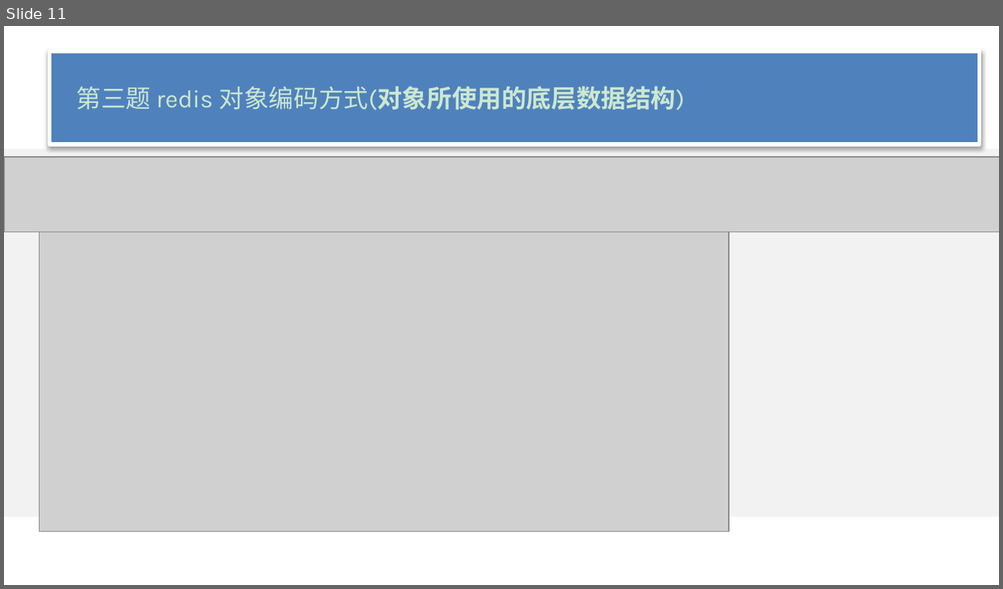
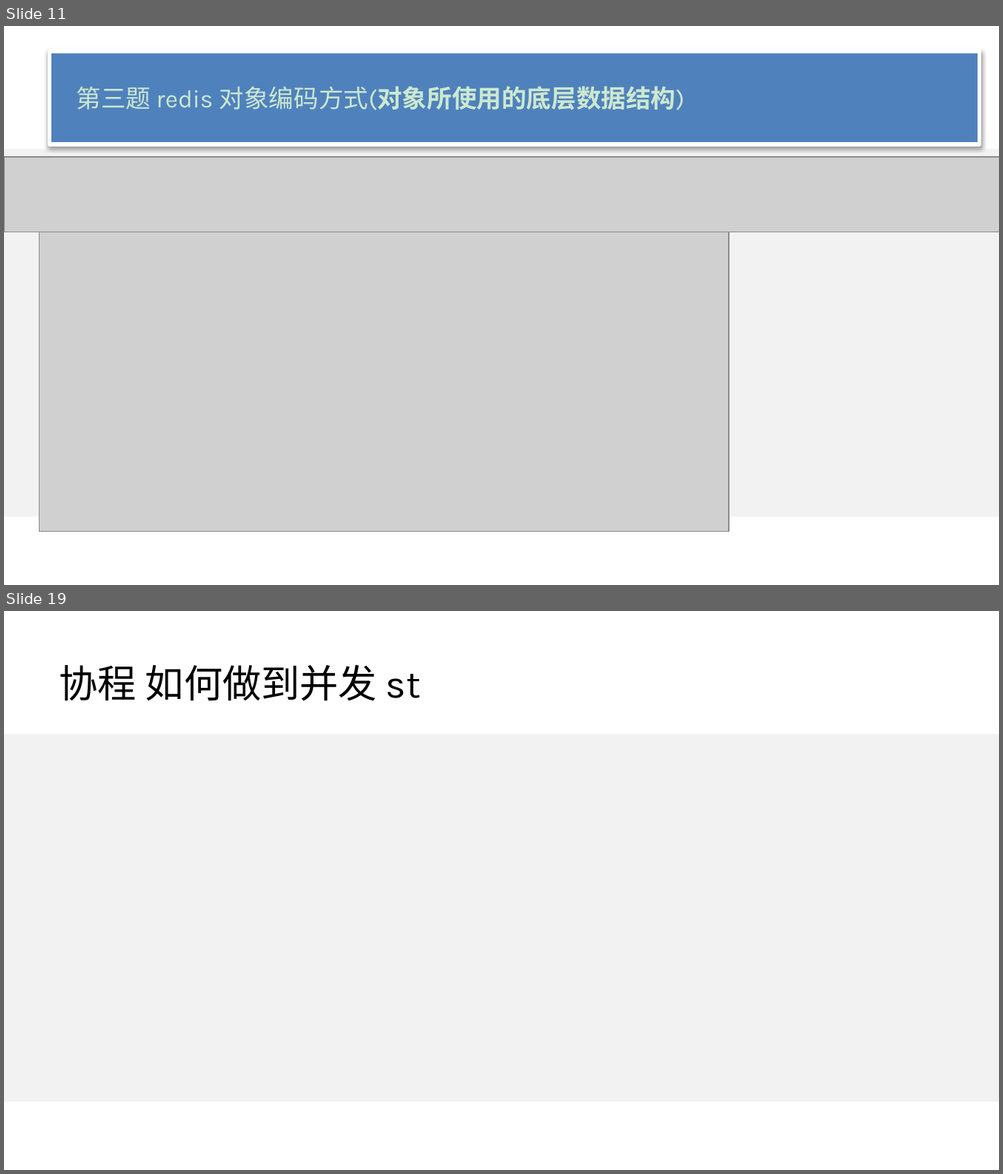
Before and after one commit to wangcy6/weekly, a slide deck: ppt/服务器设计_组件篇.pptx. Shown one above the other, each under a label of ours: slide 11 before the commit, slides 11 and 19 after it; the slides between them are not shown. The pictures are 1003x589 and 1003x1174 pixels, drawn with LibreOffice and Linux fonts; fonts in the diff are those of the drawing; grey boxes stand for pictures; background and template pictures are left out. Boxes give left, top, right and bottom in pixels: in the first picture for what was removed or moved away, otherwise in the second. Text is boxed around its words. In the diff, an @@ line names an element or a change of style, - is before the commit and + after.

```diff
--- a/ppt/服务器设计_组件篇.pptx
+++ b/ppt/服务器设计_组件篇.pptx
@@ slide 19 added at [4, 611, 999, 1170], background #CCE8CF; not listed: 1 template element that a slide beside it also shows @@
@@ title added at [60, 665, 421, 701], 28 pt, text #000000 @@
+协程 如何做到并发 st
```
Also in this commit, not shown: 2 slides changed, 5 other slides added.
